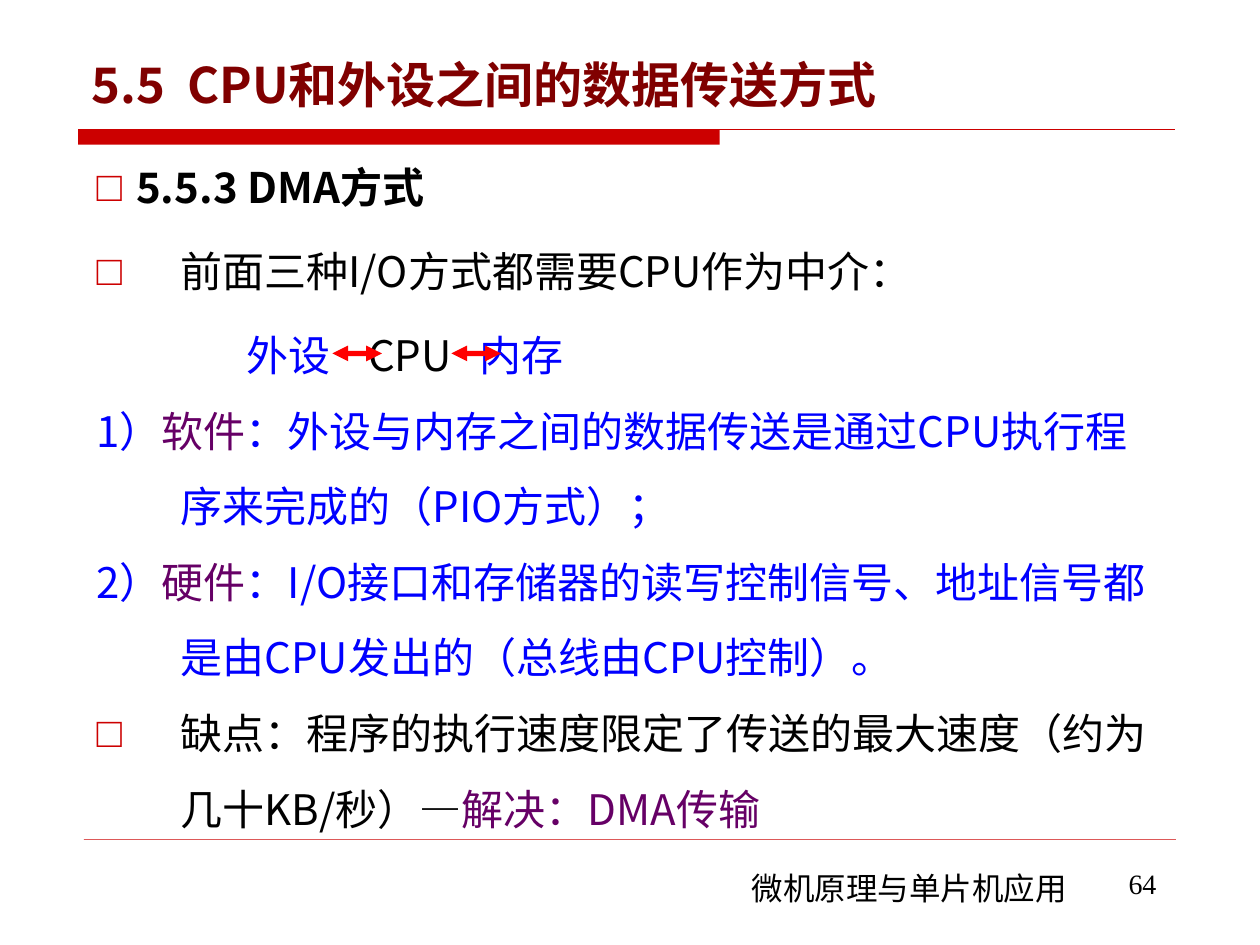
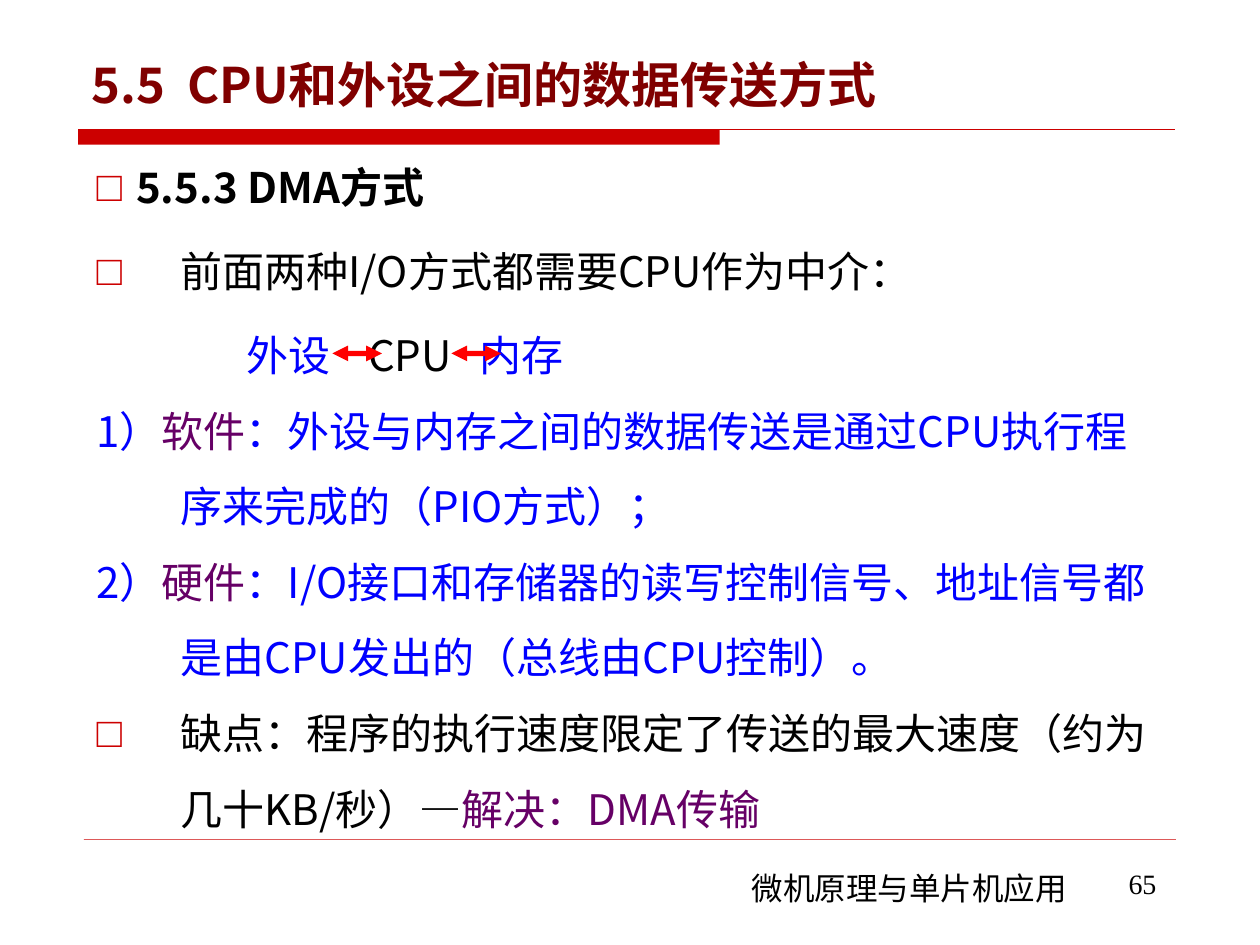
Before and after one commit to rshouc/Microcomputer, a slide deck: slide 65 of PPT/The Principle of Microcomputer/第五章 微机原理（微机和外设的数据传输) .pptx (slide 64 before the commit). Drawn at 1260x945 pixels with LibreOffice and Linux fonts; fonts in the diff are those of the drawing; background and template pictures are left out. Boxes give left, top, right and bottom in pixels: in the first picture for what was removed or moved away, otherwise in the second. Text is boxed around its words. In the diff, an @@ line names an element or a change of style, - is before the commit and + after.

```diff
--- a/PPT/The Principle of Microcomputer/第五章 微机原理（微机和外设的数据传输) .pptx
+++ b/PPT/The Principle of Microcomputer/第五章 微机原理（微机和外设的数据传输) .pptx
@@ text at box(181, 251, 912, 295): text changed @@
-□ 前面三种I/O方式都需要CPU作为中介：
+□ 前面两种I/O方式都需要CPU作为中介：
@@ page number at box(1129, 875, 1157, 895): text changed @@
-64
+65
```
Also in this commit, not shown: 1 other slide changed, 1 slide added, 1 other file.
